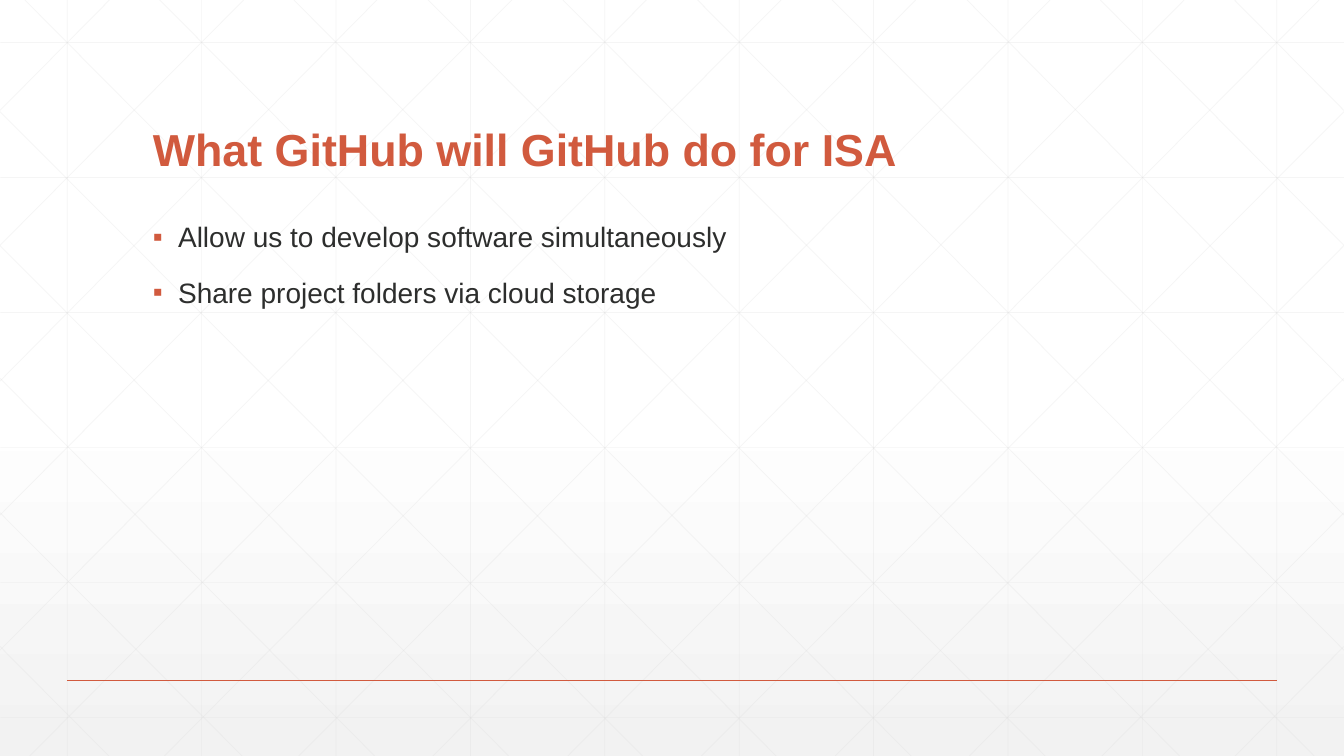
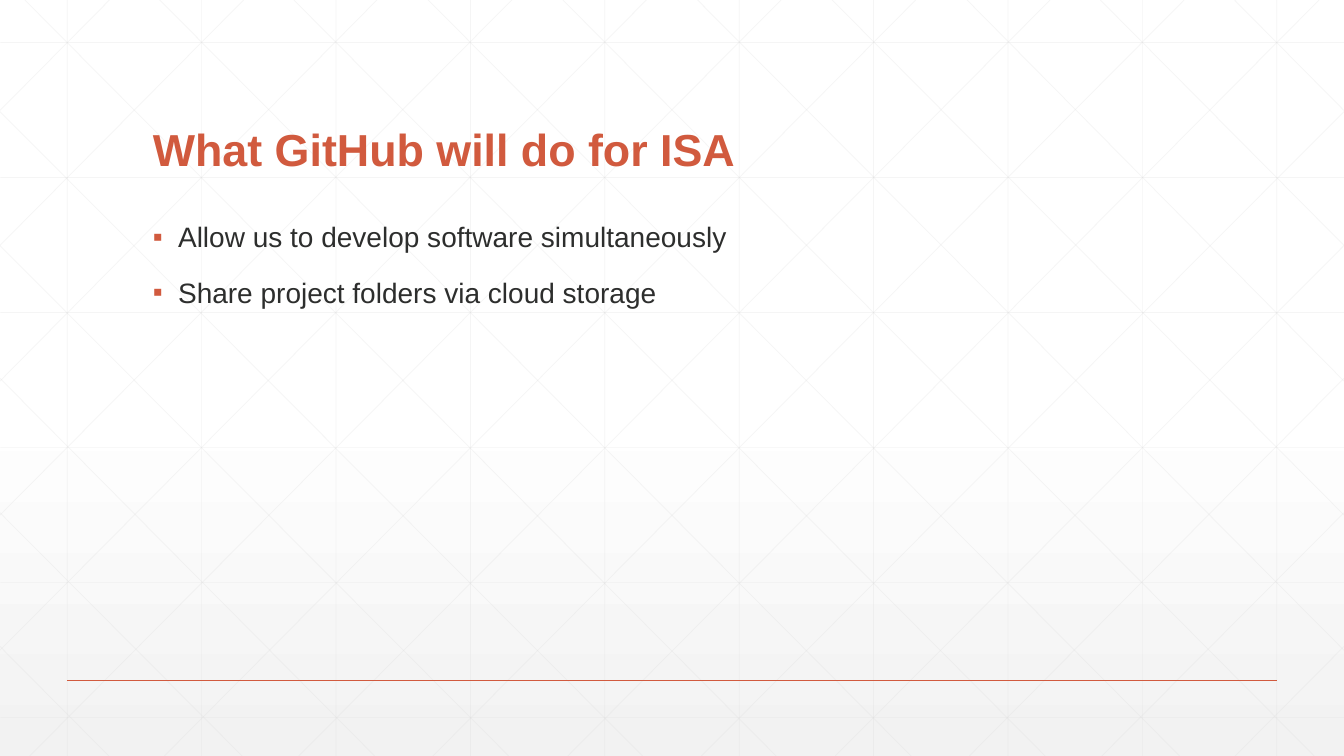
Before and after one commit to StevenRunck/GitHub-Pres, a slide deck: slide 4 of Github.pptx. Drawn at 1344x756 pixels with LibreOffice and Linux fonts; fonts in the diff are those of the drawing. Boxes give left, top, right and bottom in pixels: in the first picture for what was removed or moved away, otherwise in the second. Text is boxed around its words. In the diff, an @@ line names an element or a change of style, - is before the commit and + after.

```diff
--- a/Github.pptx
+++ b/Github.pptx
@@ title at [153, 133, 735, 167]: text changed @@
-What GitHub will GitHub do for ISA
+What GitHub will do for ISA
```
Also in this commit, not shown: 2 other slides changed, 4 slides added, 2 other files.
